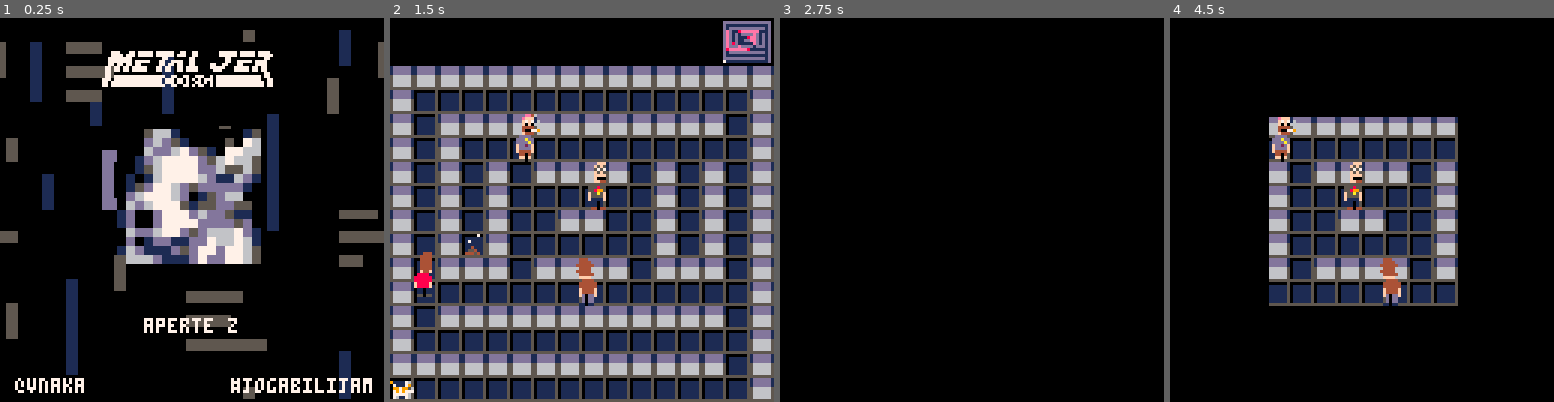
Above: before the commit, frames 1-4 (left to right).
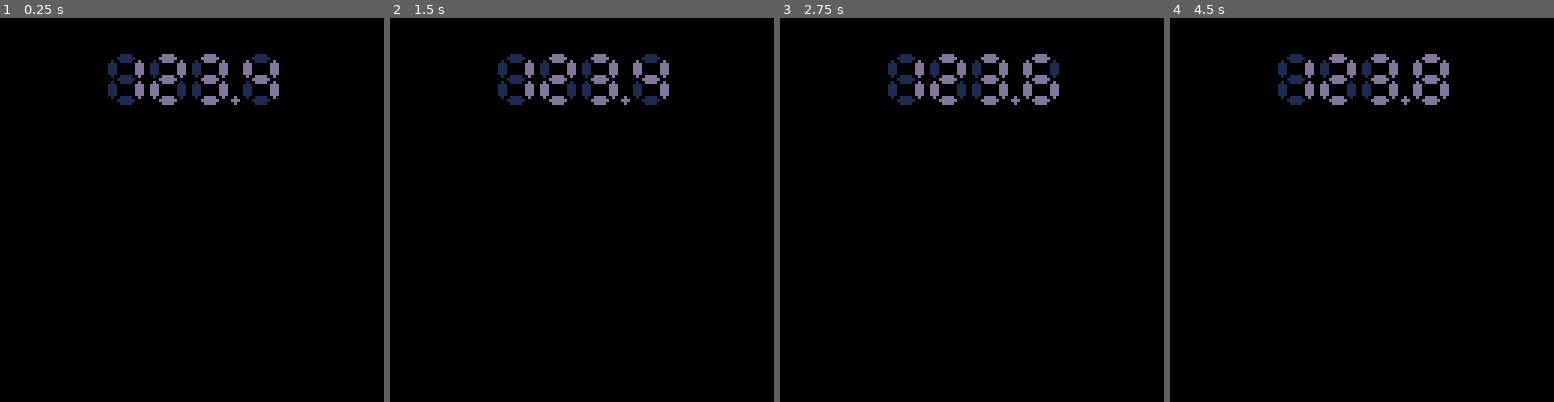
Above: after the commit, the same moments.

Repository: vNakamura/Jogabilijam
Game: PICO-8 cartridge src/jam.p8
Same seed, same stepped clock (60 frames per second), same inputs: the game is played once before the commit and once after it.
Inputs:
- Up to frame 1 (0.25 s): no input
- Up to frame 2 (1.5 s): tap O (Z key) at 0.7 s
- Up to frame 3 (2.75 s): hold Right 1.6-2.1 s; tap O (Z key) at 1.7, 2.1, 2.5 s; hold Up 2.15-2.42 s; hold Right from 2.47 s (still down)
- Up to frame 4 (4.5 s): tap O (Z key) every 0.4 s from 2.9 to 4.1 s; release Right at 3.03 s; hold Left 3.08-3.58 s; hold Down 3.63-3.97 s; hold Right from 4.02 s (still down)

The runs differ from the first frame. In frame 1, 25% of the frame differs, in the area x 0-100%, y 3-100%; in frame 2, 80%, in the area x 0-100%, y 0-100%; in frame 3, 2.4%; in frame 4, 24%.

Commit message:
implementa seletor de frquencia do codec

Diff:
--- a/src/jam.p8
+++ b/src/jam.p8
@@ -10,7 +10,8 @@
 function _init()
 --	show_logos()
 --	game_start()
-	show_menu()
+--	show_menu()
+ show_codec()
 end
 
 function game_upd()
@@ -214,6 +215,74 @@
 	end
 end
 
+codec={
+	freq=1234,
+	wait=0,
+	pressed=false
+}
+function codec_upd()
+	local pressed=false
+	if(btn(0)or btn(1))pressed=true
+	if pressed then
+		if not codec.pressed then
+			codec.wait=15
+			codec.pressed=true
+		elseif codec.wait>0 then
+			codec.wait-=1
+		end
+		if codec.pressed and codec.wait==0 or codec.wait==15 then
+			if(btn(1))codec.freq=min(1399,codec.freq+1)
+			if(btn(0))codec.freq=max(1100,codec.freq-1)
+			sfx(4)
+		end
+	end
+	codec.pressed=pressed
+end
+function codec_drw()
+	cls()
+	pal(13,1)
+	drw_freq(36,12,8888)
+	pal(13,13)
+	drw_freq(36,12,codec.freq)
+	circfill(78,27,1,13)
+end
+function drw_freq(x,y,f)
+	f=""..f
+	for d=1,4 do
+		if d==4 then
+			x+=3
+		end
+		drw_digit(x+d*14-14,y,sub(f,d,d))
+	end
+end
+function drw_digit(x,y,n)
+	local d=digits[n+1]
+	if(d[1])spr(129,x+2,y)
+	if(d[2])spr(128,x,y+1)
+	if(d[3])spr(128,x+9,y+1)
+	if(d[4])spr(129,x+2,y+7)
+	if(d[5])spr(128,x,y+8)
+	if(d[6])spr(128,x+9,y+8)
+	if(d[7])spr(129,x+2,y+14)
+end
+digits={
+	{1,1,1,false,1,1,1},
+	{false,false,1,false,false,1,false},
+	{1,false,1,1,1,false,1},
+	{1,false,1,1,false,1,1},
+	{false,1,1,1,false,1,false},
+	{1,1,false,1,false,1,1},
+	{1,1,false,1,1,1,1},
+	{1,false,1,false,false,1,false},
+	{1,1,1,1,1,1,1},
+	{1,1,1,1,false,1,1}
+}
+function show_codec()
+	scn_upd=codec_upd
+	scn_drw=codec_drw
+	sfx(0)
+end
+
 function menu_upd()
 	if btnp(4)then
 		music(-1)
@@ -386,14 +455,14 @@
 00000000000000000000000000000000000000000000000000000000000000000000000000000000000000000000000000000000000000000000000000000000
 00000000000000000000000000000000000000000000000000000000000000000000000000000000000000000000000000000000000000000000000000000000
 00000000000000000000000000000000000000000000000000000000000000000000000000000000000000000000000000000000000000000000000000000000
-00000000000000000000000000000000000000000000000000000000000000000000000000000000000000000000000000000000000000000000000000000000
-00000000000000000000000000000000000000000000000000000000000000000000000000000000000000000000000000000000000000000000000000000000
-00000000000000000000000000000000000000000000000000000000000000000000000000000000000000000000000000000000000000000000000000000000
-00000000000000000000000000000000000000000000000000000000000000000000000000000000000000000000000000000000000000000000000000000000
-00000000000000000000000000000000000000000000000000000000000000000000000000000000000000000000000000000000000000000000000000000000
-00000000000000000000000000000000000000000000000000000000000000000000000000000000000000000000000000000000000000000000000000000000
-00000000000000000000000000000000000000000000000000000000000000000000000000000000000000000000000000000000000000000000000000000000
-00000000000000000000000000000000000000000000000000000000000000000000000000000000000000000000000000000000000000000000000000000000
+bbbbbbbbbbddddbb0000000000000000000000000000000000000000000000000000000000000000000000000000000000000000000000000000000000000000
+bdbbbbbbbddddddb0000000000000000000000000000000000000000000000000000000000000000000000000000000000000000000000000000000000000000
+dddbbbbbbbddddbb0000000000000000000000000000000000000000000000000000000000000000000000000000000000000000000000000000000000000000
+dddbbbbbbbbbbbbb0000000000000000000000000000000000000000000000000000000000000000000000000000000000000000000000000000000000000000
+dddbbbbbbbbbbbbb0000000000000000000000000000000000000000000000000000000000000000000000000000000000000000000000000000000000000000
+dddbbbbbbbbbbbbb0000000000000000000000000000000000000000000000000000000000000000000000000000000000000000000000000000000000000000
+bdbbbbbbbbbbbbbb0000000000000000000000000000000000000000000000000000000000000000000000000000000000000000000000000000000000000000
+bbbbbbbbbbbbbbbb0000000000000000000000000000000000000000000000000000000000000000000000000000000000000000000000000000000000000000
 00000000000000000000000000000000000000000000000000000000000000000000000000000000000000000000000000000000000000000000000000000000
 00000000000000000000000000000000000000000000000000000000000000000000000000000000000000000000000000000000000000000000000000000000
 00000000000000000000000000000000000000000000000000000000000000000000000000000000000000000000000000000000000000000000000000000000
Not shown, changed: the sound effects (__sfx__) section of src/jam.p8
